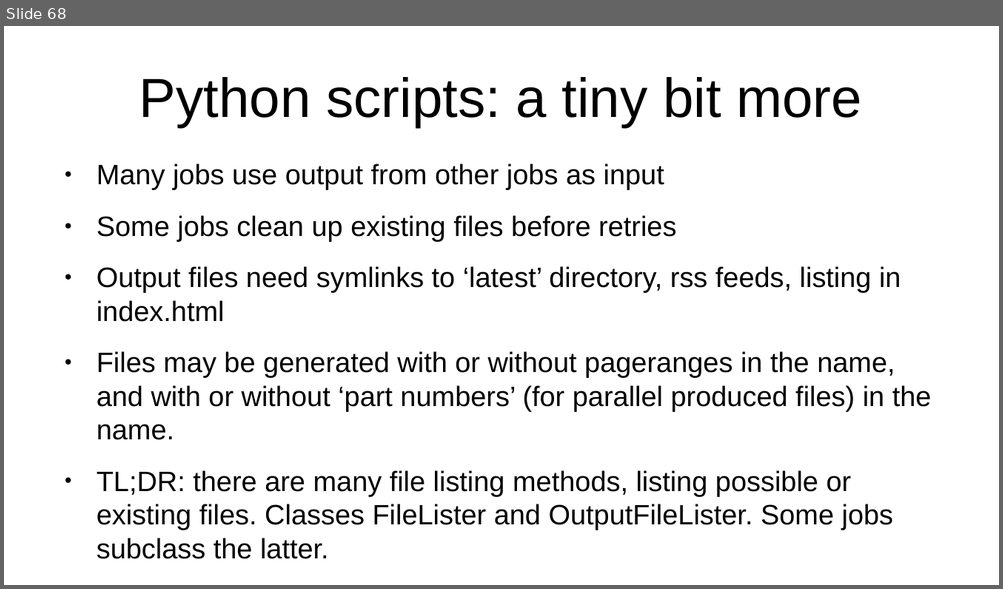
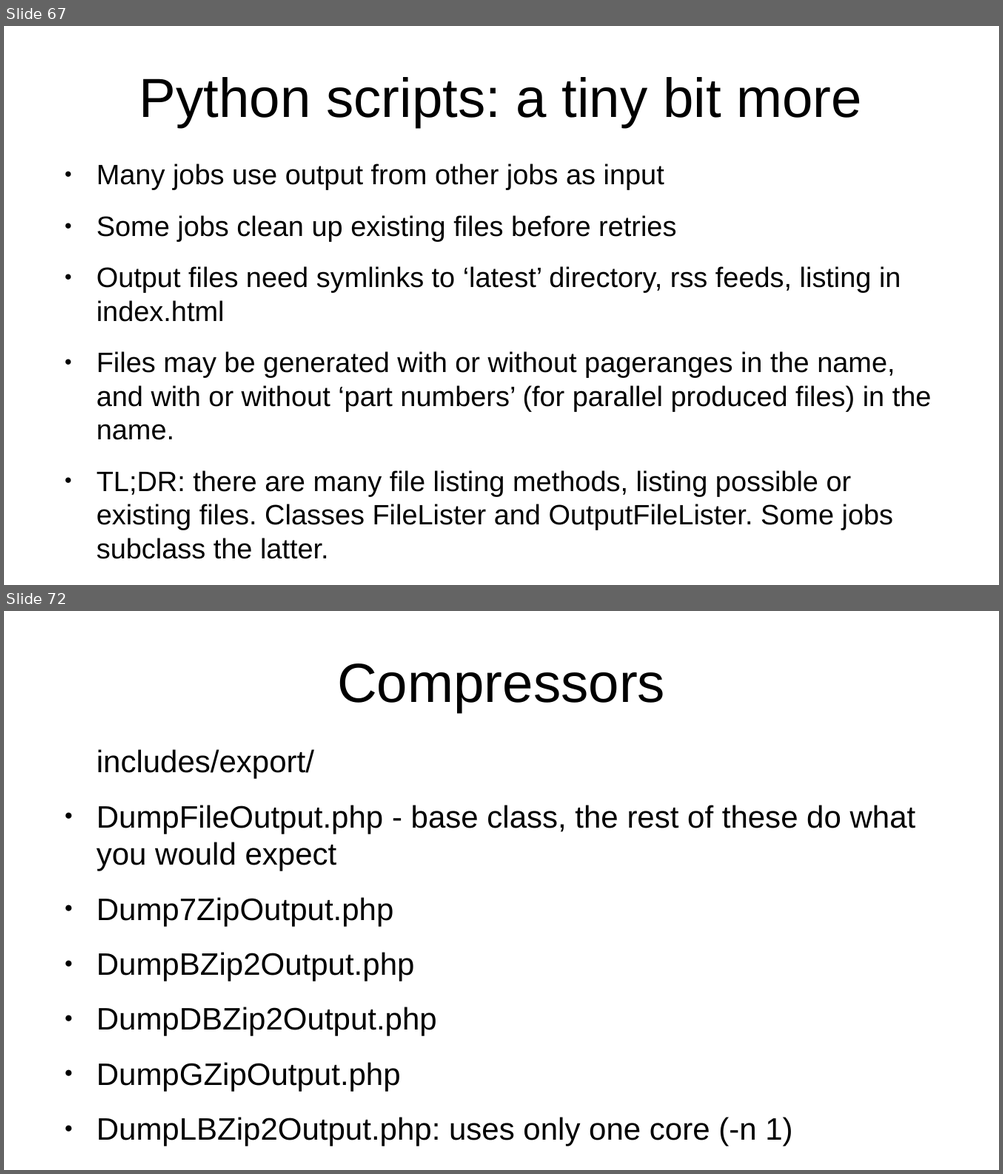
Before and after one commit to apergos/wikitalks, a slide deck: dumps-9-years-compressed.odp. Shown one above the other, each under a label of ours: slide 68 before the commit, slides 67 and 72 after it; the slides between them are not shown. The pictures are 1003x589 and 1003x1174 pixels, drawn with LibreOffice and Linux fonts; fonts in the diff are those of the drawing. Boxes give left, top, right and bottom in pixels: in the first picture for what was removed or moved away, otherwise in the second. Text is boxed around its words. In the diff, an @@ line names an element or a change of style, - is before the commit and + after.

```diff
--- a/dumps-9-years-compressed.odp
+++ b/dumps-9-years-compressed.odp
@@ slide 72 added at (x1=4, y1=611, x2=999, y2=1170), background #FFFFFF @@
@@ title added at (x1=337, y1=664, x2=665, y2=712), 44 pt, text #000000 @@
+Compressors
@@ text added at (x1=96, y1=749, x2=916, y2=1147), 24.8 pt, text #000000 @@
+includes/export/
+● DumpFileOutput.php - base class, the rest of these do what you would expect
+● Dump7ZipOutput.php
+● DumpBZip2Output.php
+● DumpDBZip2Output.php
+● DumpGZipOutput.php
+● DumpLBZip2Output.php: uses only one core (-n 1)
@@ what was slide 68 is now slide 67 @@
```
Also in this commit, not shown: 8 other slides added.
